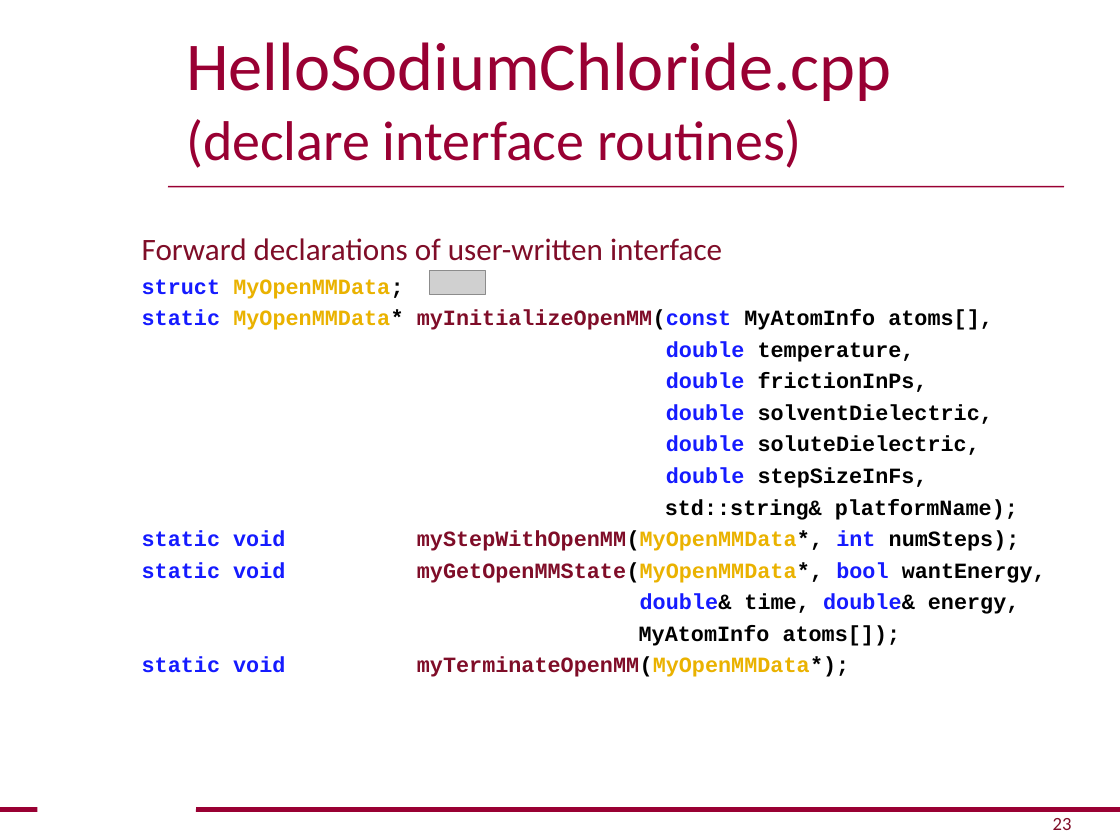
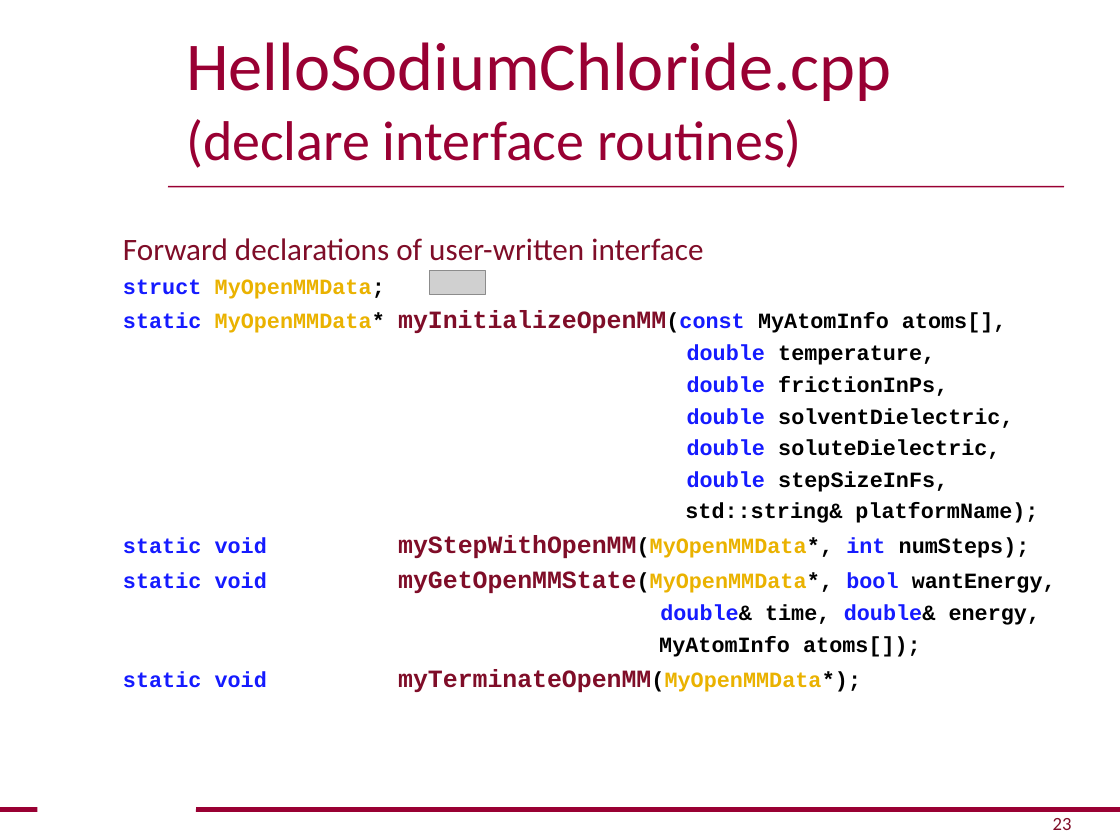
Before and after one commit to openmm/openmm, a slide deck: slide 23 of examples/HelloOpenMM.ppt. Drawn at 1120x840 pixels with LibreOffice and Linux fonts; fonts in the diff are those of the drawing; grey boxes stand for pictures; background and template pictures are left out. Boxes give left, top, right and bottom in pixels: in the first picture for what was removed or moved away, otherwise in the second. Text is boxed around its words. In the diff, an @@ line names an element or a change of style, - is before the commit and + after.

```diff
--- a/examples/HelloOpenMM.ppt
+++ b/examples/HelloOpenMM.ppt
@@ text "Forward declarations of user-written interface": place and size @@
-text "Forward declarations of user-written interface" at bbox=[142, 238, 1046, 677]
+text "Forward declarations of user-written interface" at bbox=[123, 238, 1056, 692]
@@ text at bbox=[123, 310, 1056, 692]: size 14 to 16 pt in "myInitializeOpenMM(const", "myStepWithOpenMM(MyOpenMMData*,", "myGetOpenMMState(MyOpenMMData*,", "myTerminateOpenMM(MyOpenMMData*);" @@
```
Also in this commit, not shown: 8 other slides changed, 6 slides added, 2 slides removed.
